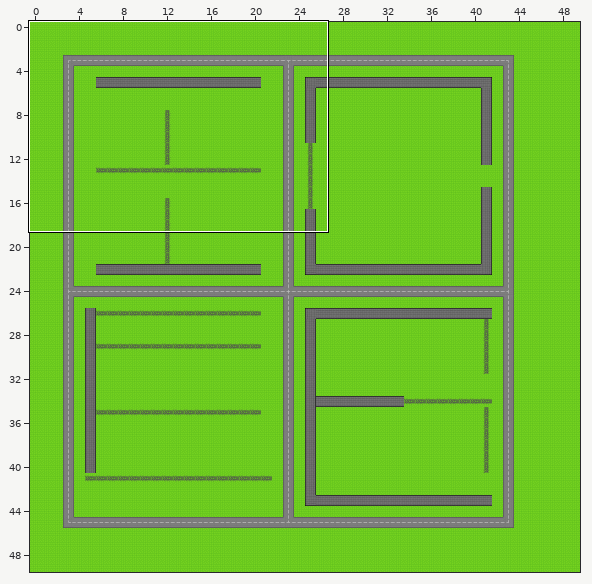
An edit to a level. Tiled map, maps/level2.tmx. The first picture is a wide view before the edit; the outline marks the close-up.
Close-up. Old version:
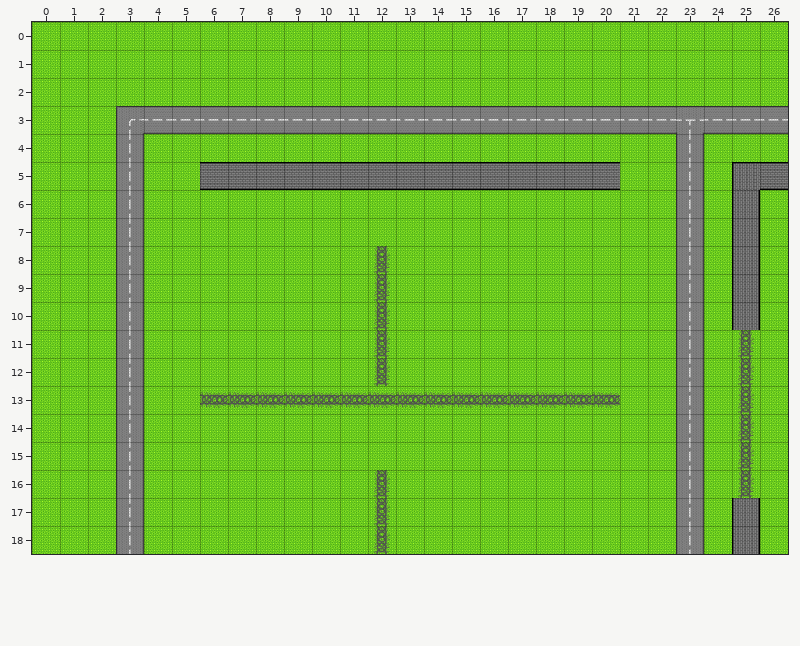
Cells are 64x64 px. Shown: x 0..26, y 0..18. The commit also changed other parts of the map, which this record leaves out.
And afterwards:
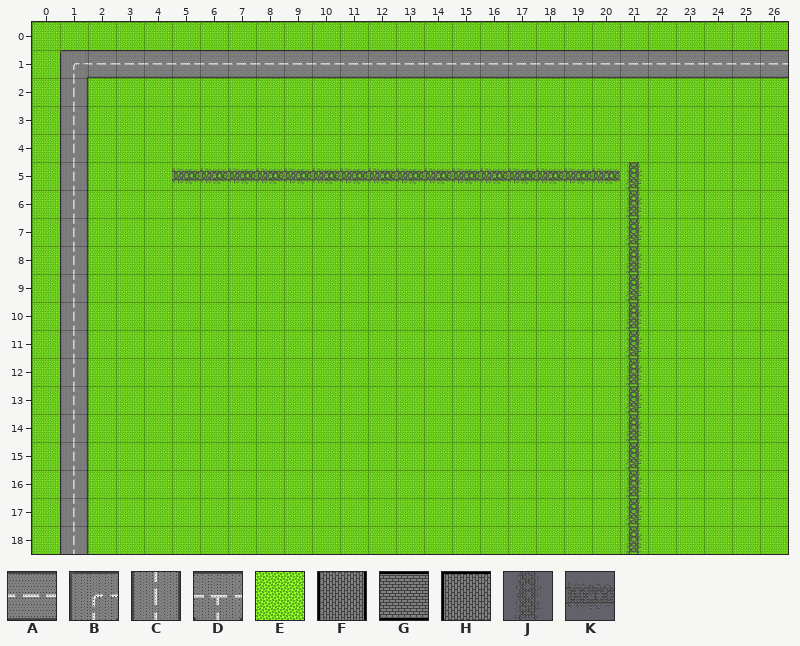
Key: from "background": A 1, B 4, C 6, D 10, E 16; from "obstacles": F 0, G 1, H 5, J 6, K 7.
_ is an empty cell.
Tiles of an added or newly shown layer are drawn over the layers below it.
Changes in this commit:
Layer "Background" (removed):
The author cleared tile A in row 3 at x 4 to 22 and 24 to 26.
The author cleared tile B in row 3 at x 3.
The author cleared tile C in rows 4 to 18 at x 3 and 23.
The author cleared tile D in row 3 at x 23.
The author cleared tile E in row 1 at x 1 to 26; in rows 2 to 4 at x 1; in row 5 at x 1, 5 and 21; in rows 6 to 7 at x 1 and 21; in rows 8 to 10 at x 1, 12 and 21; in rows 11 to 12 at x 1, 12, 21 and 25.
The author cleared tile E in row 13 at x 1, 6 to 21 and 25; in rows 14 to 15 at x 1, 21 and 25; in row 16 at x 1, 12, 21 and 25; in rows 17 to 18 at x 1, 12 and 21.
Layer "Obstacles" (removed):
The author cleared tile F in rows 6 to 10 at x 25; in rows 17 to 18 at x 25.
The author cleared tile G in row 5 at x 6 to 20 and 26.
The author cleared tile H in row 5 at x 25.
The author cleared tile J in rows 8 to 10 at x 12; in rows 11 to 12 at x 12 and 25; in rows 13 to 15 at x 25; in row 16 at x 12 and 25; in rows 17 to 18 at x 12.
The author cleared tile K in row 13 at x 6 to 20.
Layer "ground" (added):
Tile E is added in row 1 at x 1; in row 3 at x 3 to 26; in row 4 at x 3 and 23; in row 5 at x 3, 5 to 21, 23 and 25 to 26; in rows 6 to 7 at x 3, 21, 23 and 25; in rows 8 to 12 at x 3, 12, 21, 23 and 25.
Tile E is added in row 13 at x 3, 6 to 21, 23 and 25; in rows 14 to 15 at x 3, 21, 23 and 25; in rows 16 to 18 at x 3, 12, 21, 23 and 25.
Layer "world" (added):
Tile A is added in row 1 at x 2 to 26.
Tile B is added in row 1 at x 1.
Tile C is added in rows 2 to 18 at x 1.
Layer "weaponCollision" (added):
Tile J is added in rows 5 to 18 at x 21.
Tile K is added in row 5 at x 5 to 20.
